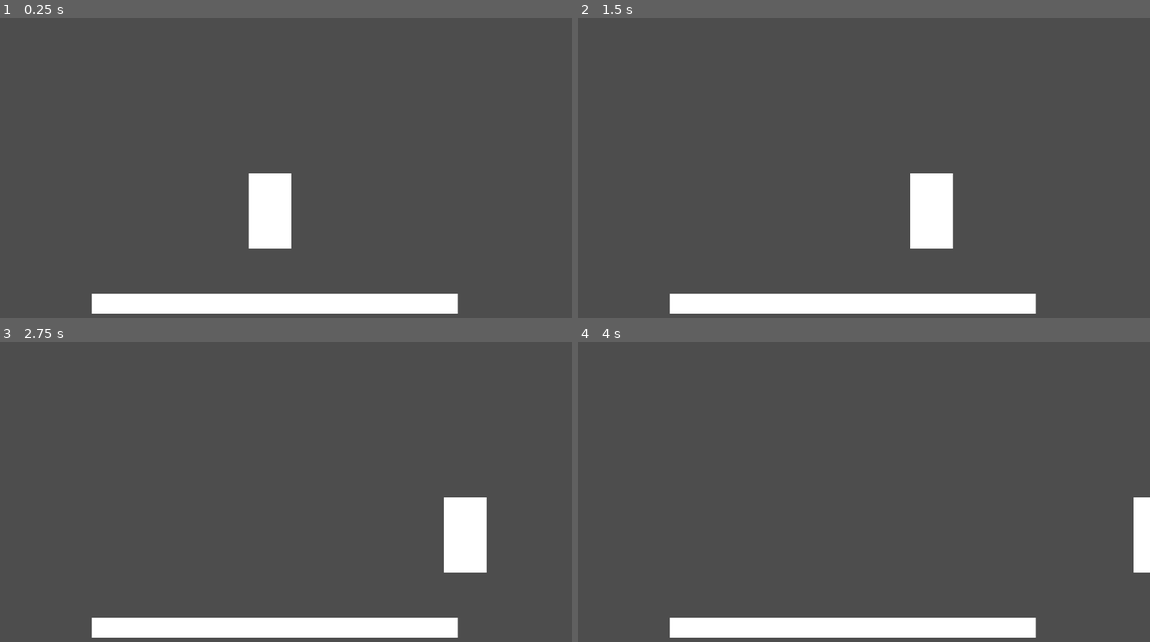
Above: before the commit, frames 1-4 (two rows, left to right).
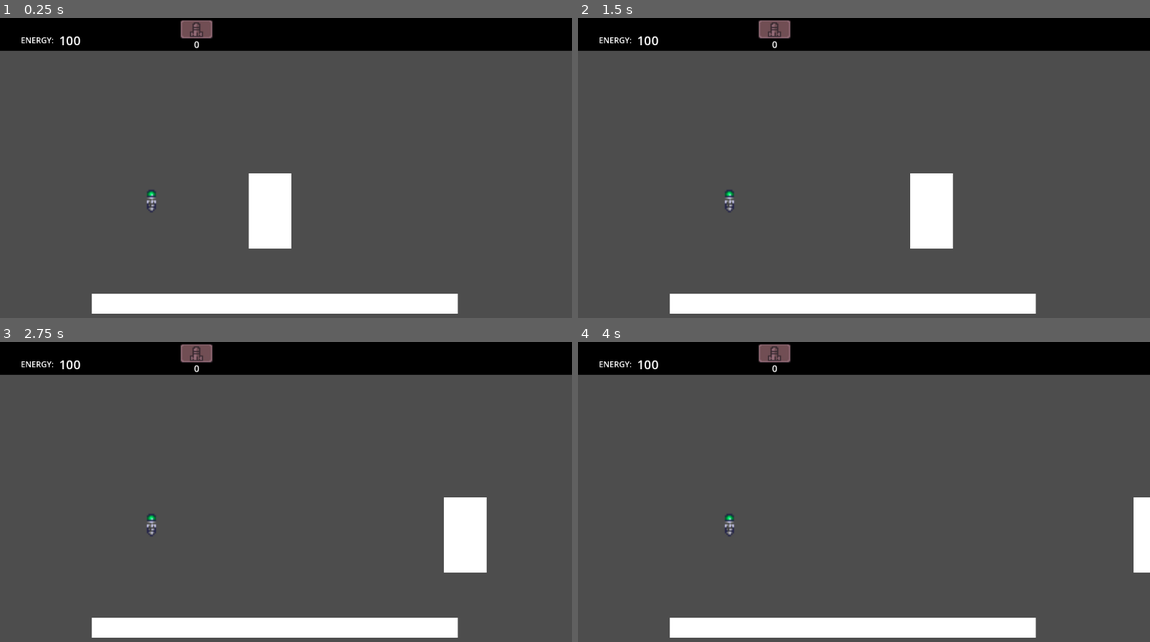
Above: after the commit, the same moments.

Repository: eijiuchiyama/metroid-like
Game: Godot game, scene res://Scenes/test_scene.tscn
Same seed, same stepped clock (60 frames per second), same inputs: the game is played once before the commit and once after it.
Inputs:
- Up to frame 1 (0.25 s): no input
- Up to frame 2 (1.5 s): hold D (right) 0.53-1.28 s; hold A (left) from 1.28 s (still down)
- Up to frame 3 (2.75 s): release A (left) at 2.03 s; hold D (right) from 2.03 s (still down)
- Up to frame 4 (4 s): release D (right) at 3.53 s; hold A (left) from 3.53 s (still down)

The runs differ from the first frame. In frame 1, 11% of the frame differs, in the area x 0-100%, y 0-65%; in frame 2, 11%; in frame 3, 11%; in frame 4, 11%.

Commit message:
Create Global Variable and Signal File; Connect MissileDrop to WeaponSystem

Diff:
--- a/metroid-like/Characters/Player/player.tscn
+++ b/metroid-like/Characters/Player/player.tscn
@@ -1,10 +1,11 @@
-[gd_scene load_steps=7 format=3 uid="uid://c4585x0lkhthk"]
+[gd_scene load_steps=8 format=3 uid="uid://c4585x0lkhthk"]
 
 [ext_resource type="Script" path="res://Characters/state_manager.gd" id="1_2brj2"]
 [ext_resource type="Script" path="res://Characters/Player/player.gd" id="1_a72ib"]
 [ext_resource type="Script" path="res://Characters/Player/MovementStates/walk_state.gd" id="2_daa7g"]
 [ext_resource type="Script" path="res://Characters/Player/MovementStates/idle_state.gd" id="2_n2whw"]
 [ext_resource type="Script" path="res://Characters/Player/MovementStates/jump_state.gd" id="4_5jux8"]
+[ext_resource type="Script" path="res://Weapon/weapon_system.gd" id="6_3iqfe"]
 
 [sub_resource type="RectangleShape2D" id="RectangleShape2D_03pdv"]
 size = Vector2(84, 152)
@@ -42,3 +43,6 @@
 [node name="HumanState" type="Node" parent="ModeStateManager"]
 
 [node name="BallState" type="Node" parent="ModeStateManager"]
+
+[node name="WeaponMarker" type="Marker2D" parent="."]
+script = ExtResource("6_3iqfe")
--- /dev/null
+++ b/metroid-like/Global/global_signals.gd
@@ -0,0 +1,4 @@
+extends Node
+
+signal missile_change(value)
+signal missile_ui_update(value)
--- /dev/null
+++ b/metroid-like/Global/global_variables.gd
@@ -0,0 +1 @@
+extends Node
--- a/metroid-like/Item/MunitionDrop.tscn
+++ b/metroid-like/Item/MissileDrop.tscn
@@ -1,14 +1,14 @@
 [gd_scene load_steps=7 format=3 uid="uid://b5b3ly41fv73f"]
 
-[ext_resource type="Script" path="res://Item/munition_drop.gd" id="1_ak5k5"]
-[ext_resource type="Texture2D" uid="uid://bg0hjsjqlb663" path="res://assets/testAsset/Super Metroid - Object.png" id="2_rhpkd"]
+[ext_resource type="Script" path="res://Item/missile_drop.gd" id="1_ubyax"]
+[ext_resource type="Texture2D" uid="uid://bg0hjsjqlb663" path="res://assets/testAsset/Super Metroid - Object.png" id="2_kgy4l"]
 
 [sub_resource type="AtlasTexture" id="AtlasTexture_rb1fc"]
-atlas = ExtResource("2_rhpkd")
+atlas = ExtResource("2_kgy4l")
 region = Rect2(210, 266, 20, 19)
 
 [sub_resource type="AtlasTexture" id="AtlasTexture_2o8ud"]
-atlas = ExtResource("2_rhpkd")
+atlas = ExtResource("2_kgy4l")
 region = Rect2(250, 266, 20, 19)
 
 [sub_resource type="SpriteFrames" id="SpriteFrames_7bglg"]
@@ -28,8 +28,8 @@
 [sub_resource type="RectangleShape2D" id="RectangleShape2D_cfgdo"]
 size = Vector2(8, 16)
 
-[node name="MunitionDrop" type="Node2D"]
-script = ExtResource("1_ak5k5")
+[node name="MissileDrop" type="Node2D"]
+script = ExtResource("1_ubyax")
 
 [node name="AnimatedSprite2D" type="AnimatedSprite2D" parent="."]
 position = Vector2(0, -1)
--- /dev/null
+++ b/metroid-like/Item/missile_drop.gd
@@ -0,0 +1,6 @@
+extends Item
+
+signal MissileCollected
+
+func collected() -> void:
+	GlobalSignals.missile_change.emit(2)
--- a/metroid-like/Item/munition_drop.gd
+++ /dev/null
@@ -1,5 +0,0 @@
-extends Item
-
-func collected() -> void:
-	# Recupera Munição
-	pass
--- a/metroid-like/Scenes/test_scene.tscn
+++ b/metroid-like/Scenes/test_scene.tscn
@@ -1,6 +1,8 @@
-[gd_scene load_steps=3 format=3 uid="uid://dksv8feabhd4u"]
+[gd_scene load_steps=5 format=3 uid="uid://dksv8feabhd4u"]
 
 [ext_resource type="PackedScene" uid="uid://c4585x0lkhthk" path="res://Characters/Player/player.tscn" id="1_1pp56"]
+[ext_resource type="PackedScene" uid="uid://bt5si5siwifmn" path="res://UI/GameSceneUI.tscn" id="2_3oa4h"]
+[ext_resource type="PackedScene" uid="uid://b5b3ly41fv73f" path="res://Item/MissileDrop.tscn" id="3_ep8fg"]
 
 [sub_resource type="RectangleShape2D" id="RectangleShape2D_kkeil"]
 size = Vector2(737.5, 39)
@@ -21,3 +23,9 @@
 
 [node name="Node2D" parent="." instance=ExtResource("1_1pp56")]
 position = Vector2(502, 315)
+
+[node name="SceneUi" parent="." instance=ExtResource("2_3oa4h")]
+
+[node name="MissileDrop" parent="." instance=ExtResource("3_ep8fg")]
+position = Vector2(305, 369)
+scale = Vector2(3, 3)
--- /dev/null
+++ b/metroid-like/UI/GameSceneUI.gd
@@ -0,0 +1,11 @@
+extends Node
+
+func _ready() -> void:
+	GlobalSignals.missile_ui_update.connect(_missile_ui_update)
+	$Missile/MissileQty.text = str(0)
+
+func _process(delta: float) -> void:
+	pass
+
+func _missile_ui_update(value) -> void:
+	$Missile/MissileQty.text = str(value)
--- a/metroid-like/UI/GameSceneUI.tscn
+++ b/metroid-like/UI/GameSceneUI.tscn
@@ -1,5 +1,6 @@
-[gd_scene load_steps=4 format=3 uid="uid://bt5si5siwifmn"]
+[gd_scene load_steps=5 format=3 uid="uid://bt5si5siwifmn"]
 
+[ext_resource type="Script" path="res://UI/GameSceneUI.gd" id="1_1cvwd"]
 [ext_resource type="Texture2D" uid="uid://c6qqvufcte02r" path="res://assets/testAsset/missileicone.png" id="1_2m7ba"]
 
 [sub_resource type="LabelSettings" id="LabelSettings_mrsem"]
@@ -9,6 +10,7 @@
 font_size = 25
 
 [node name="SceneUi" type="CanvasLayer"]
+script = ExtResource("1_1cvwd")
 
 [node name="BackBar" type="ColorRect" parent="."]
 offset_right = 1154.0
--- /dev/null
+++ b/metroid-like/Weapon/weapon_system.gd
@@ -0,0 +1,19 @@
+extends Node
+
+enum WeaponType {
+	Gun, Missile, Bomb
+}
+
+var missileQty
+
+func _ready() -> void:
+	missileQty = 0
+	GlobalSignals.missile_change.connect(_missile_change)
+	GlobalSignals.missile_ui_update.emit(missileQty)
+
+func _process(delta: float) -> void:
+	pass
+
+func _missile_change(value) -> void:
+	missileQty = max(missileQty + value, 0)
+	GlobalSignals.missile_ui_update.emit(missileQty)
--- a/metroid-like/project.godot
+++ b/metroid-like/project.godot
@@ -15,6 +15,11 @@
 config/features=PackedStringArray("4.3", "Forward Plus")
 config/icon="res://icon.svg"
 
+[autoload]
+
+GlobalVariables="*res://Global/global_variables.gd"
+GlobalSignals="*res://Global/global_signals.gd"
+
 [input]
 
 left={
